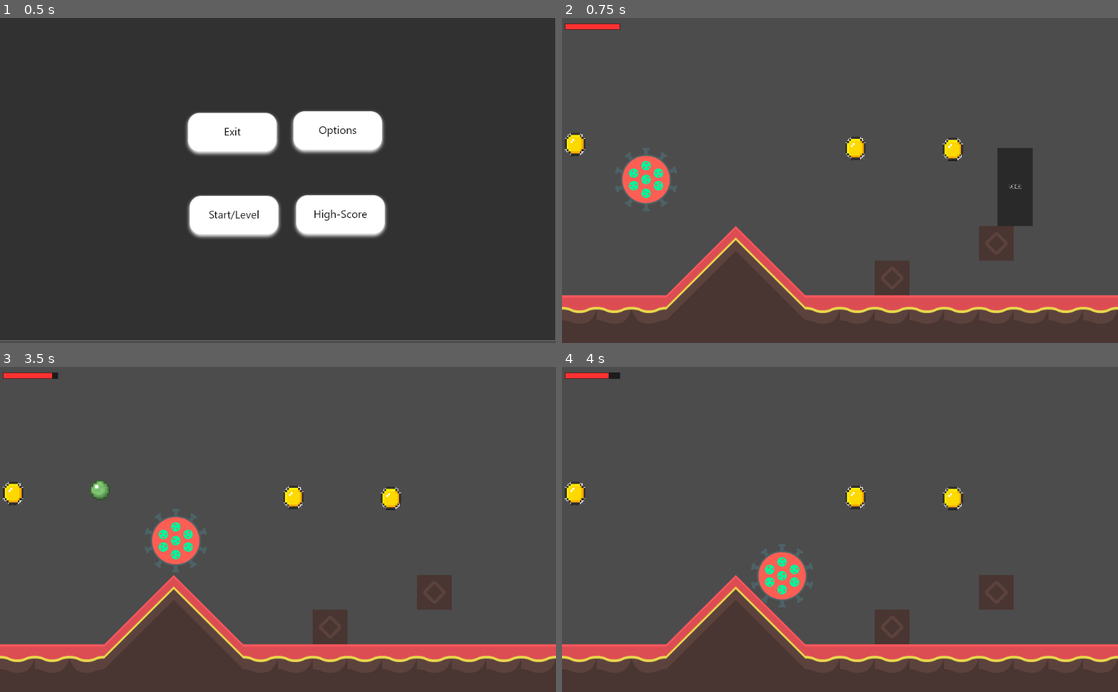
Above: before the commit, frames 1-4 (two rows, left to right).
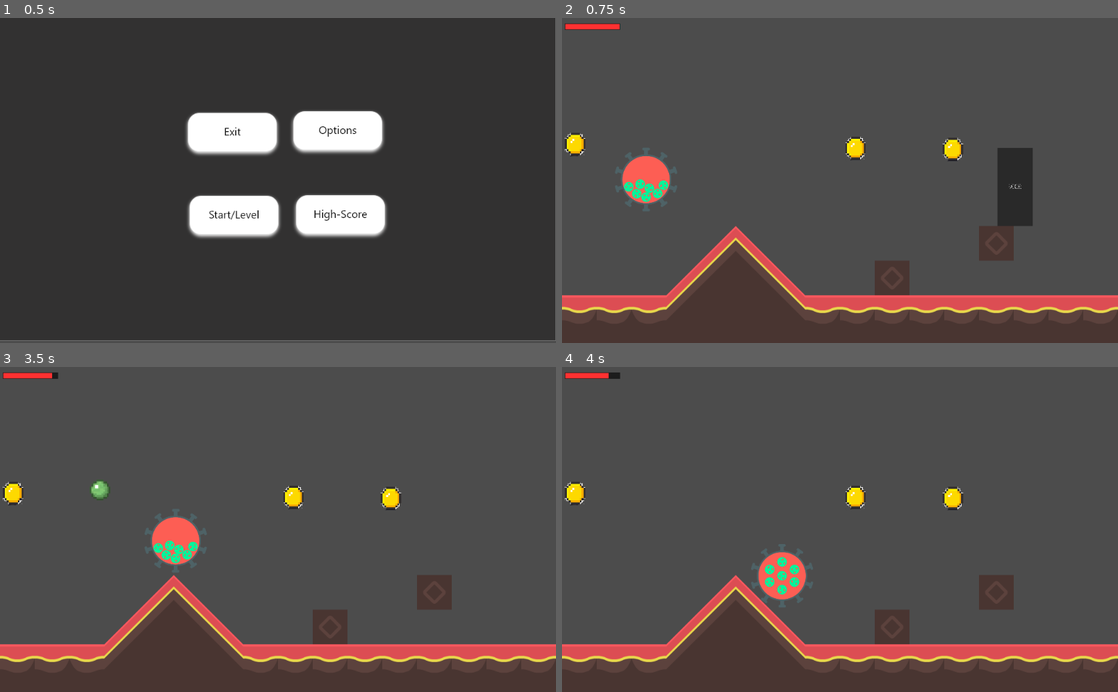
Above: after the commit, the same moments.

Repository: INF19IT2/2d-Jump-n-Run-SE
Game: Godot game, scene res://Scenes/MainScene/MainScene.tscn
The game is run twice, just before and just after one commit, with the same random seed, the same clock (stepped at 60 frames per second) and the same inputs.
Inputs (mouse positions are in pixels of both pictures, inside the frame that each line leads up to):
- Up to frame 1 (0.5 s): no input
- Up to frame 2 (0.75 s): click (795, 216) at 0.5 s
- Up to frame 3 (3.5 s): tap Enter (shoot) at 1.25, 1.35, 2.85 s; hold D (move_right) 1.28-2.78 s; tap W (move_up) at 1.52, 2.27 s; tap F (test_dmg) at 2.1 s; hold A (move_left) from 2.78 s (still down)
- Up to frame 4 (4 s): release A (move_left) at 3.53 s; hold D (move_right) from 3.53 s (still down); tap F (test_dmg) at 3.6 s; tap W (move_up) at 3.77 s

Frame 1 is identical in both runs. In frame 2, 0.5% of the frame differs, in the area x 11-20%, y 42-58%; in frame 3, 0.5%, in the area x 27-36%, y 46-61%; in frame 4, nothing differs.

Commit message:
Update Player_Script.gd

Diff:
--- a/2d-Jump-n-Run-SE/Scripts/Player_Modell/Player_Script.gd
+++ b/2d-Jump-n-Run-SE/Scripts/Player_Modell/Player_Script.gd
@@ -59,8 +59,11 @@
 	projectileCooldown -= delta
 
 	if is_on_floor():
+		player_jump.visible = false
 		player_standing.visible = true
-		player_jump.visible = false
+	elif not is_on_floor():
+		player_standing.visible = false
+		player_jump.visible = true
 
 	#gravity
 	velocity.y += gravity * delta
@@ -79,7 +82,6 @@
 		player_jump.visible = true
 		player_standing.visible = false
 
-	#var player_pos = player.get_position_in_parent()
 	if Input.is_action_pressed("move_down") and is_on_floor():
 		standing_collision.disabled = true
 		crouching_collision.disabled = false
